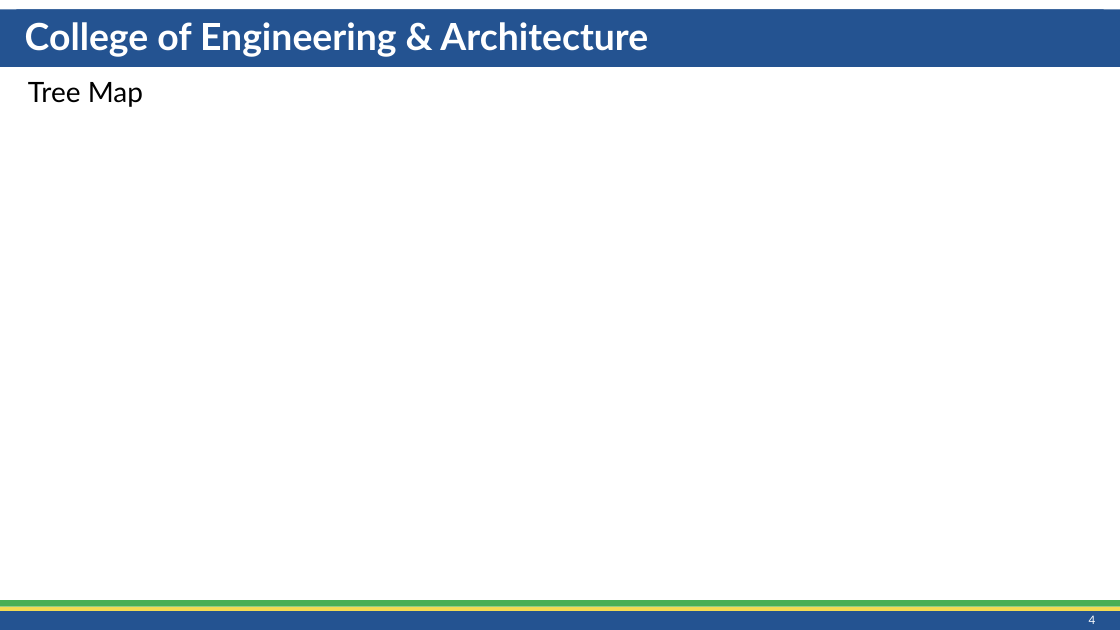
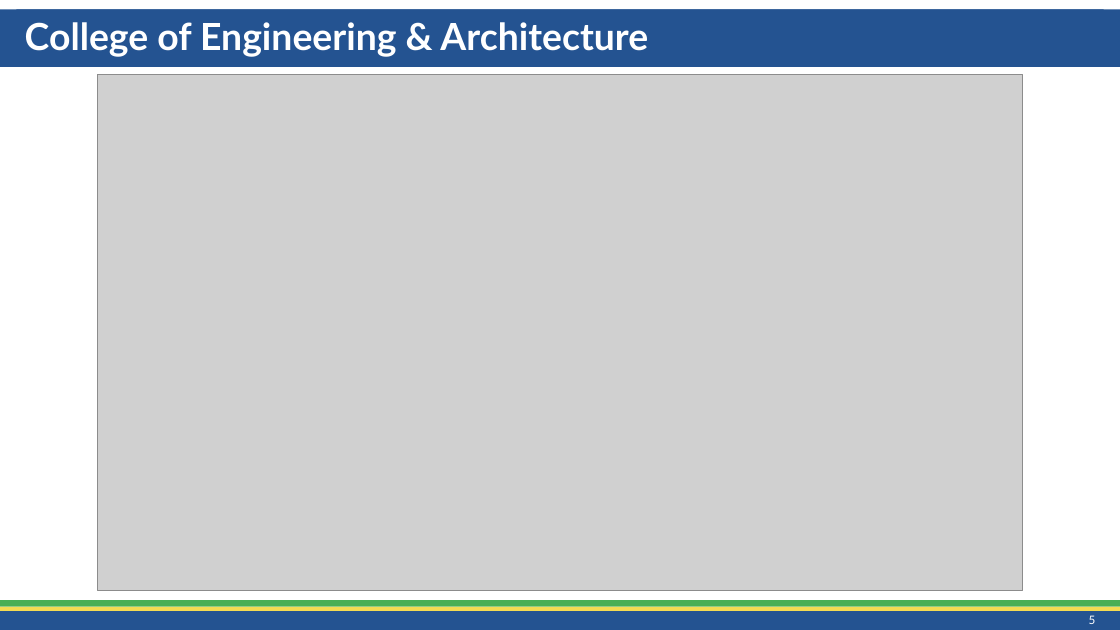
Before and after one commit to CathaloFaolain/ChatGPTAssessment, a slide deck: slide 5 of Slides/Schools Snapshot/AssessmentOverview_SEEE_202306.pptx (slide 4 before the commit). Drawn at 1120x630 pixels with LibreOffice and Linux fonts; fonts in the diff are those of the drawing; grey boxes stand for pictures. Boxes give left, top, right and bottom in pixels: in the first picture for what was removed or moved away, otherwise in the second. Text is boxed around its words. In the diff, an @@ line names an element or a change of style, - is before the commit and + after.

```diff
--- a/Slides/Schools Snapshot/AssessmentOverview_SEEE_202306.pptx
+++ b/Slides/Schools Snapshot/AssessmentOverview_SEEE_202306.pptx
@@ text removed at box(28, 82, 143, 107) @@
-Tree Map
@@ picture added at box(97, 74, 1023, 591) @@
@@ page number at box(1089, 615, 1096, 624): text changed @@
-4
+5
```
Also in this commit, not shown: 5 other slides changed, 2 slides added, 2 slides removed, 18 other files.
